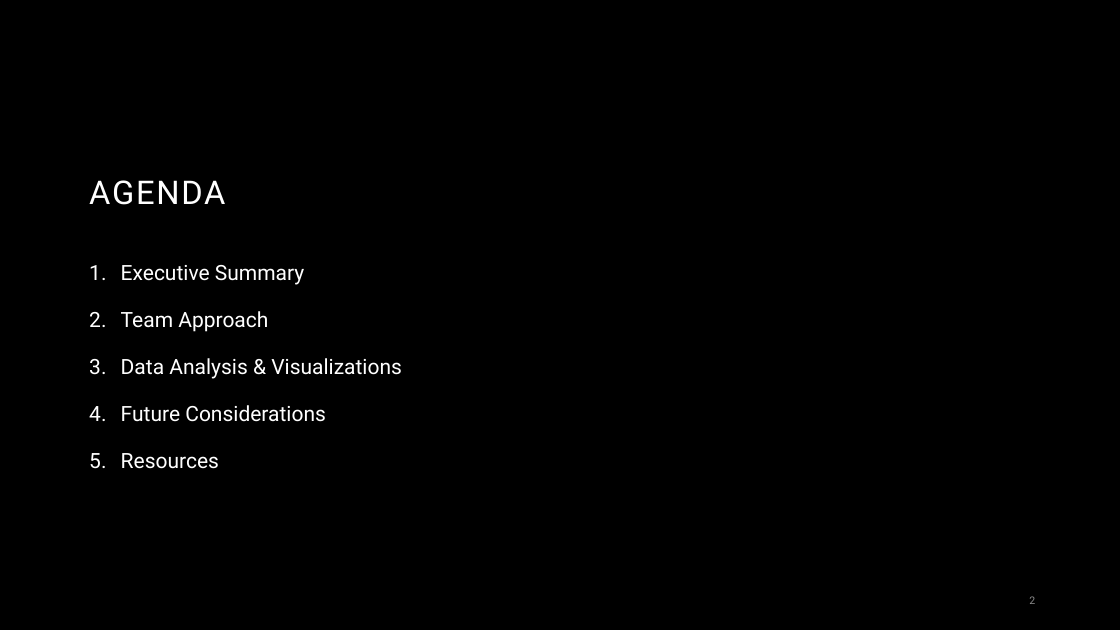
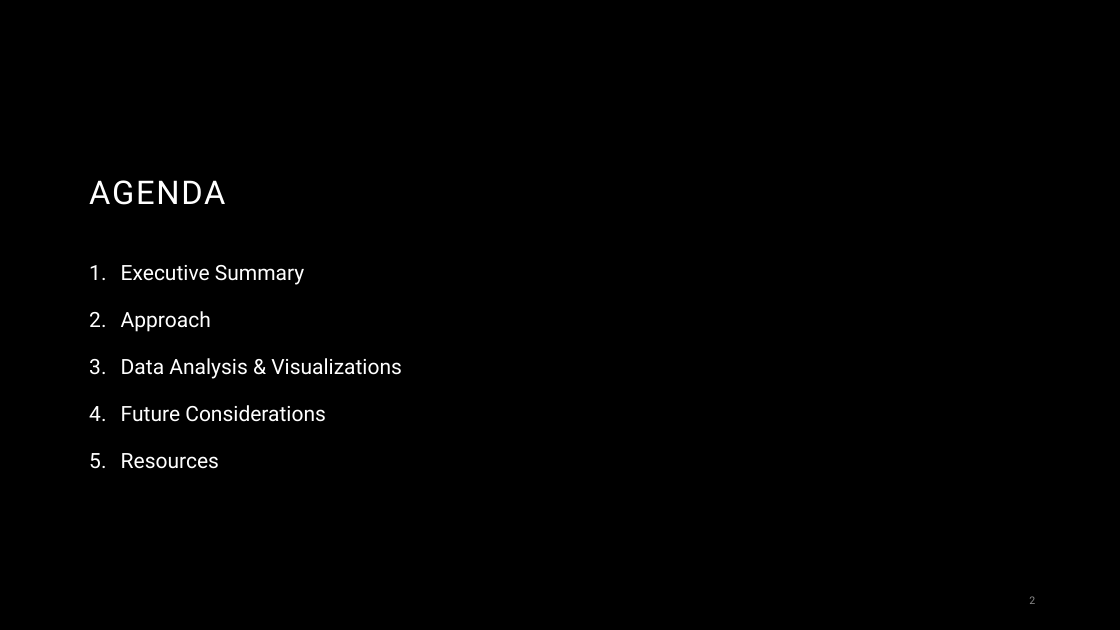
Before and after one commit to LaserLon/EDA, a slide deck: slide 2 of Chelsey/Group_1_EDA_Presentation.pptx. Drawn at 1120x630 pixels with LibreOffice and Linux fonts; fonts in the diff are those of the drawing; background and template pictures are left out. Boxes give left, top, right and bottom in pixels: in the first picture for what was removed or moved away, otherwise in the second. Text is boxed around its words. In the diff, an @@ line names an element or a change of style, - is before the commit and + after.

```diff
--- a/Chelsey/Group_1_EDA_Presentation.pptx
+++ b/Chelsey/Group_1_EDA_Presentation.pptx
@@ text at (121,311,211,332): text changed @@
-2. Team Approach
+2. Approach
```
Also in this commit, not shown: 10 other slides changed, 3 slides added, 1 slide removed.
